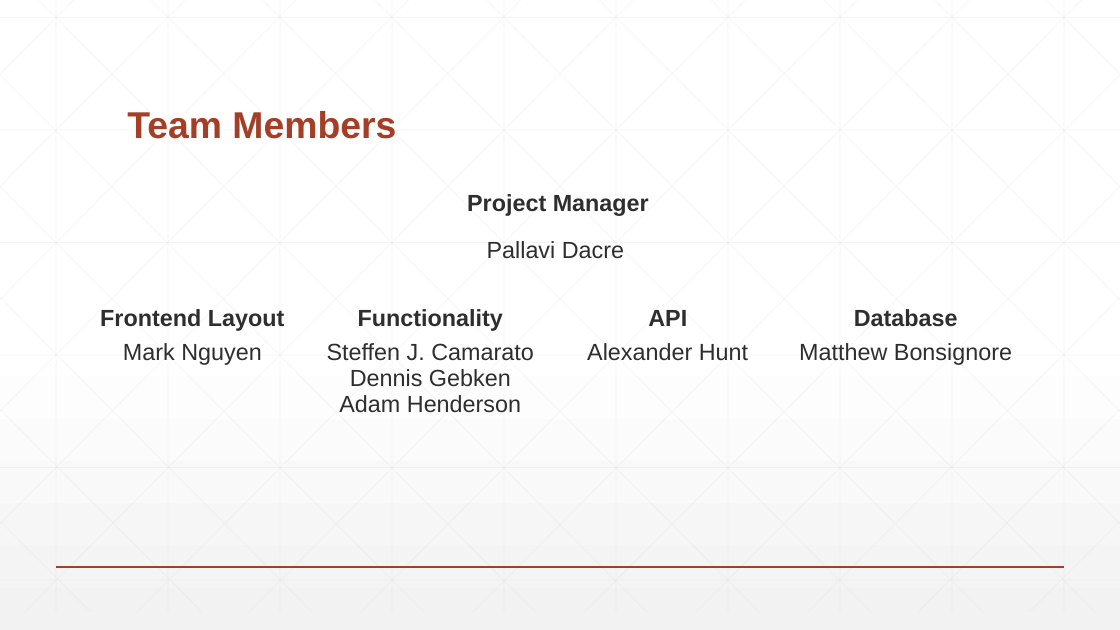
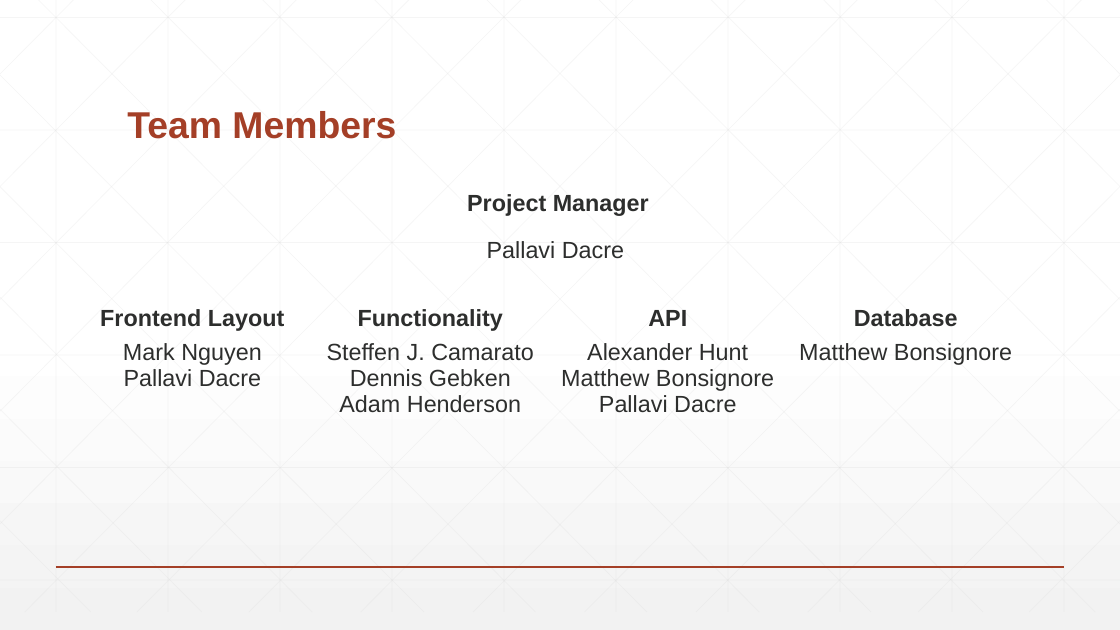
Before and after one commit to SudoKudo/Task-Manager, a slide deck: slide 2 of Presentation/Task Manager.pptx. Drawn at 1120x630 pixels with LibreOffice and Linux fonts; fonts in the diff are those of the drawing. Boxes give left, top, right and bottom in pixels: in the first picture for what was removed or moved away, otherwise in the second. Text is boxed around its words. In the diff, an @@ line names an element or a change of style, - is before the commit and + after.

```diff
--- a/Presentation/Task Manager.pptx
+++ b/Presentation/Task Manager.pptx
@@ table at [73, 301, 311, 429] @@
-row 2, column 1: Mark Nguyen
+row 2, column 1: Mark Nguyen / Pallavi Dacre
@@ table at [312, 301, 1026, 458] @@
-row 2, column 2: Alexander Hunt
+row 2, column 2: Alexander Hunt / Matthew Bonsignore / Pallavi Dacre
```
Also in this commit, not shown: 4 other slides changed.
